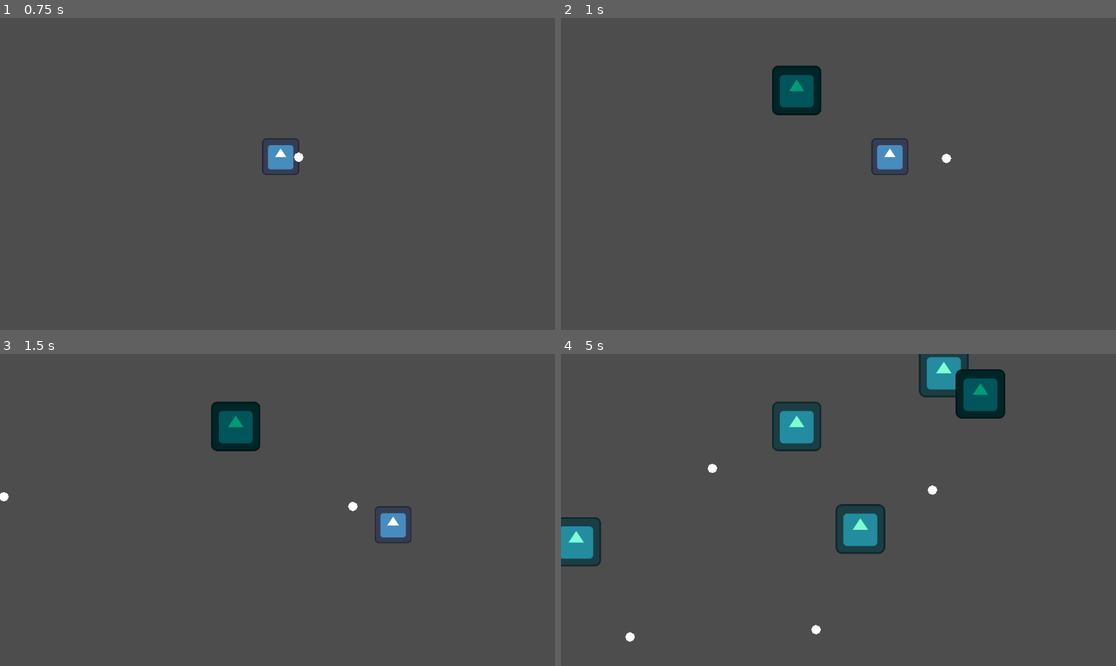
Above: before the commit, frames 1-4 (two rows, left to right).
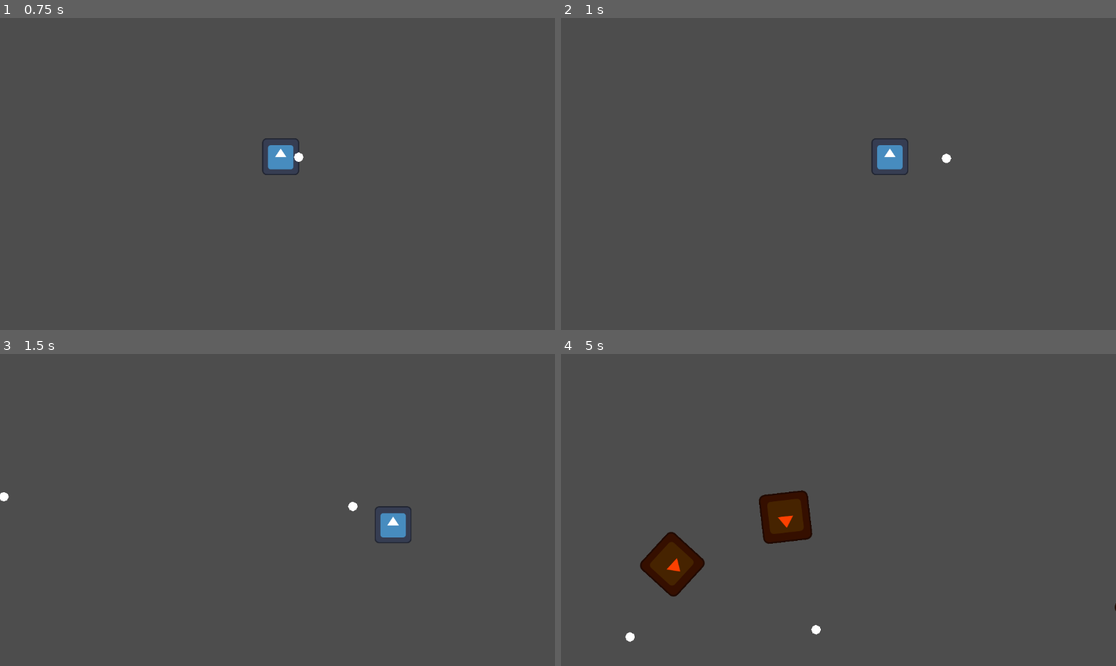
Above: after the commit, the same moments.

Repository: BriarLeaves/gun-wizard-loop-game
Game: Godot game, scene res://room.tscn
The game is run twice, just before and just after one commit, with the same random seed, the same clock (stepped at 60 frames per second) and the same inputs. The engine's default icon, where the game draws it, is replaced by a stand-in: a white triangle on a blue panel in a dark square.
Inputs (mouse positions are in pixels of both pictures, inside the frame that each line leads up to):
- Up to frame 1 (0.75 s): tap Enter at 0.5 s; move the mouse to (399, 158) at 0.52 s; hold D (move_right) from 0.53 s (still down); click (399, 158) at 0.6 s
- Up to frame 2 (1 s): keep holding D (move_right)
- Up to frame 3 (1.5 s): move the mouse to (166, 525) at 1.27 s; release D (move_right) at 1.28 s; hold S (move_down) from 1.28 s (still down); click (166, 525) at 1.35 s
- Up to frame 4 (5 s): move the mouse to (894, 441) at 2.02 s; release S (move_down) at 2.03 s; hold D (move_right) 2.03-2.78 s; click (894, 441) at 2.1 s; move the mouse to (810, 572) at 2.77 s; hold W (move_up) 2.78-3.53 s; click (810, 572) at 2.85 s; move the mouse to (1005, 556) at 3.52 s; hold A (move_left) from 3.53 s (still down); click (1005, 556) at 3.6 s; move the mouse to (672, 463) at 4.27 s; click (672, 463) at 4.35 s

Frame 1 is identical in both runs. In frame 2, 1.4% of the frame differs, in the area x 38-47%, y 15-32%; in frame 3, 1.4%; in frame 4, 9.3%, in the area x 0-100%, y 0-83%.
Error after the commit: Parse Error: Too few arguments for "get_node()" call. Expected at least 1 but received 0. (res://digging_enemy.gd:17)

Commit message:
Fixed Enemy spawning positions

Diff:
--- a/gun-wizard-loop-game/digging_enemy.gd
+++ b/gun-wizard-loop-game/digging_enemy.gd
@@ -13,7 +13,8 @@
 
 func initialize(start_position):
 	position = start_position
-	#get_node("CollisionShape2D").set_deferred("disabled", true)
+	get_node("CollisionShape2D").set_deferred("disabled", true)
+	get_node()
 
 
 func _on_timer_timeout() -> void:
--- a/gun-wizard-loop-game/digging_enemy.tscn
+++ b/gun-wizard-loop-game/digging_enemy.tscn
@@ -32,4 +32,5 @@
 [node name="Timer" type="Timer" parent="."]
 autostart = true
 
+[connection signal="area_entered" from="Area2D" to="." method="_on_area_2d_area_entered"]
 [connection signal="timeout" from="Timer" to="." method="_on_timer_timeout"]
--- a/gun-wizard-loop-game/enemy_spawner.gd
+++ b/gun-wizard-loop-game/enemy_spawner.gd
@@ -16,9 +16,11 @@
 	pass
 
 func _on_timer_timeout() -> void:
-	var enemy = current_enemies.pick_random().instantiate()
+	var enemyType = randi_range(0, current_enemies.size() - 1)
+	var enemy = current_enemies[enemyType].instantiate()
 
-	if enemy == current_enemies[0] || enemy == current_enemies[1]:
+	#if enemy == current_enemies[0] || enemy == current_enemies[1]:
+	if enemyType == 0:
 		var enemy_spawn_location = get_node("SpawnPath/SpawnLocation")
 		enemy_spawn_location.progress_ratio = randf()
 
--- a/gun-wizard-loop-game/player_character.gd
+++ b/gun-wizard-loop-game/player_character.gd
@@ -42,5 +42,5 @@
 			if obj.times_wrapped >= 1:
 				queue_free()
 				obj.queue_free()
-		elif obj is Enemy:
+		else:
 			queue_free()
--- a/gun-wizard-loop-game/player_character.tscn
+++ b/gun-wizard-loop-game/player_character.tscn
@@ -22,7 +22,6 @@
 shape = SubResource("RectangleShape2D_5up26")
 
 [node name="Area2D" type="Area2D" parent="."]
-collision_layer = 4
 collision_mask = 6
 
 [node name="HazardCollider" type="CollisionShape2D" parent="Area2D"]
--- a/gun-wizard-loop-game/seeking_enemy.tscn
+++ b/gun-wizard-loop-game/seeking_enemy.tscn
@@ -28,3 +28,5 @@
 [node name="BulletCollider" type="CollisionShape2D" parent="Area2D"]
 shape = SubResource("RectangleShape2D_eraac")
 debug_color = Color(0.444718, 0.452345, 1, 0.42)
+
+[connection signal="area_entered" from="Area2D" to="." method="_on_area_2d_area_entered"]
